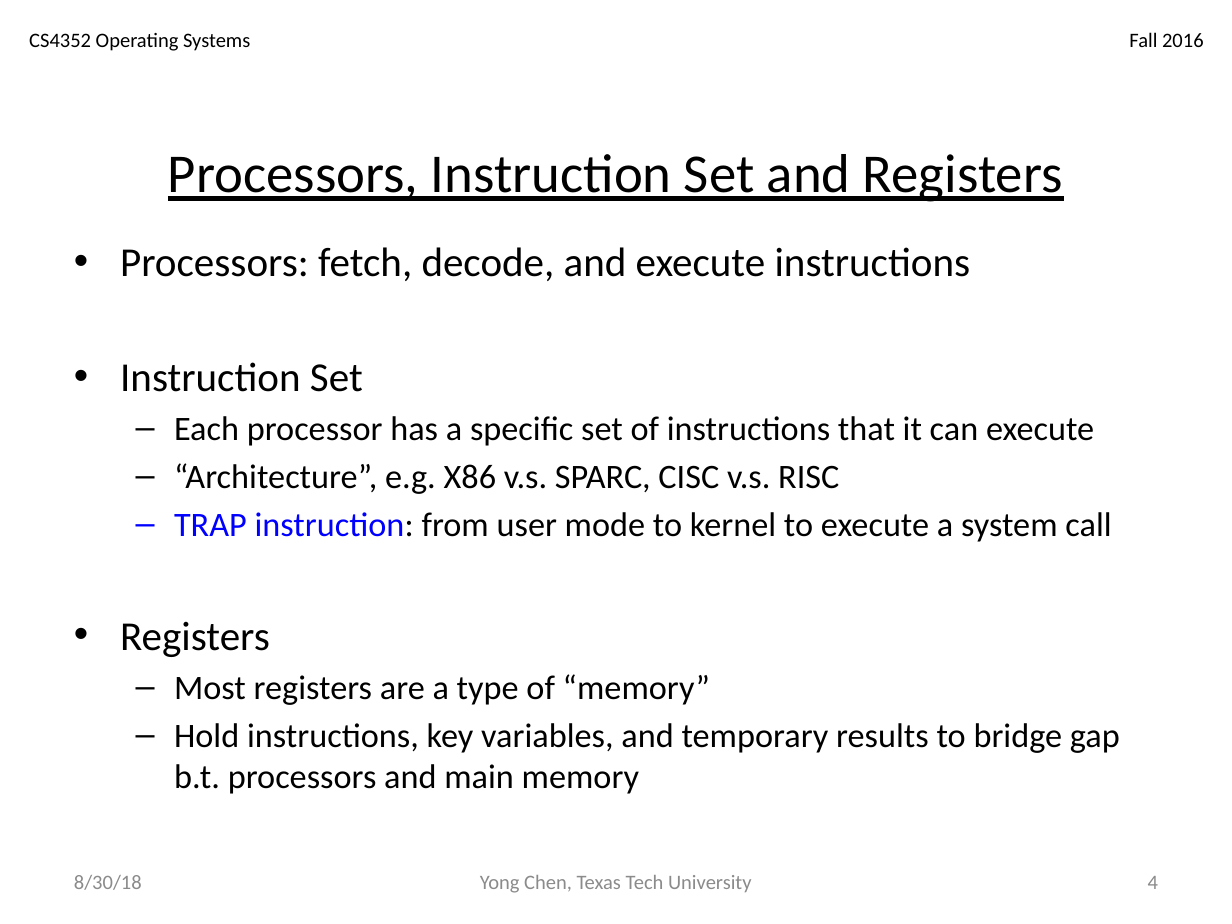
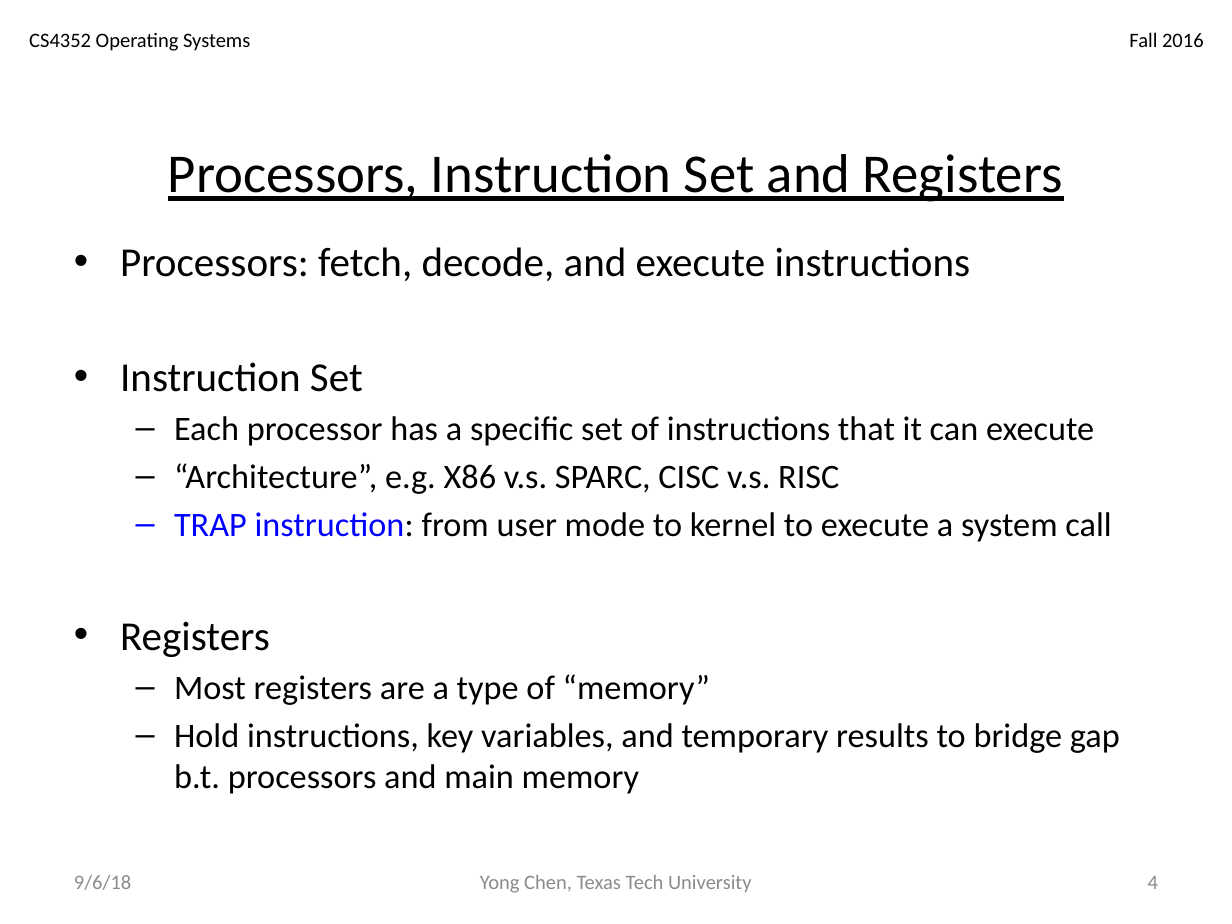
Before and after one commit to iDataVisualizationLab/CS4352_Fall2018, a slide deck: slide 4 of slides/Lecture02.pptx. Drawn at 1232x924 pixels with LibreOffice and Linux fonts; fonts in the diff are those of the drawing. Boxes give left, top, right and bottom in pixels: in the first picture for what was removed or moved away, otherwise in the second. Text is boxed around its words. In the diff, an @@ line names an element or a change of style, - is before the commit and + after.

```diff
--- a/slides/Lecture02.pptx
+++ b/slides/Lecture02.pptx
@@ text at [74,875,131,890]: text changed @@
-8/30/18
+9/6/18
```
Also in this commit, not shown: 24 other slides changed, 4 other files.
